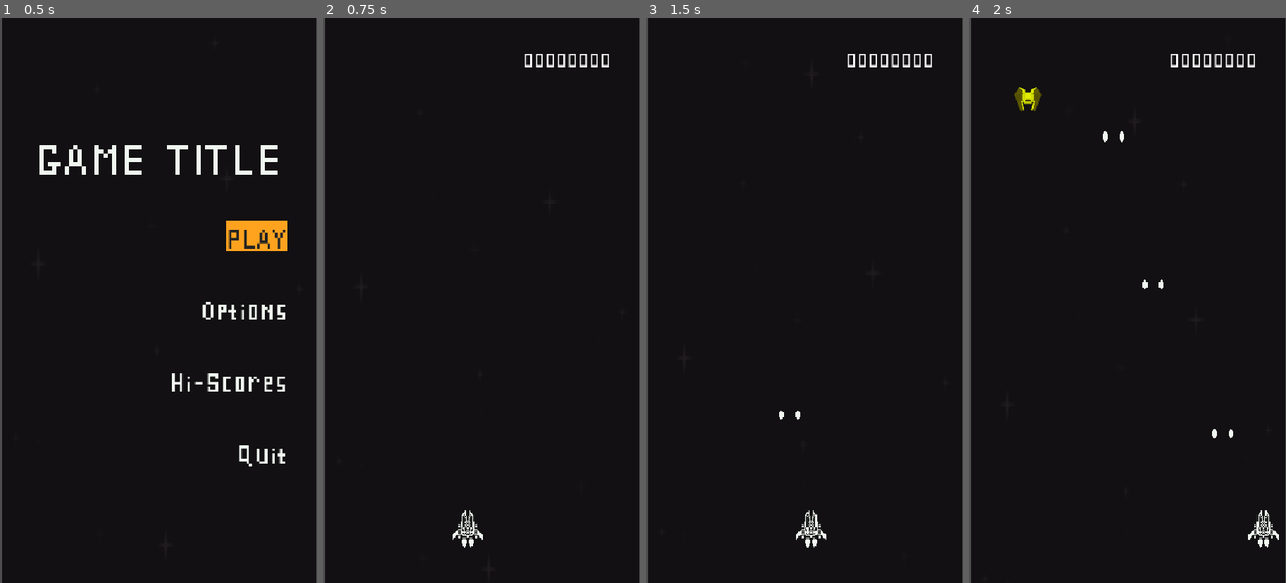
Above: before the commit, frames 1-4 (left to right).
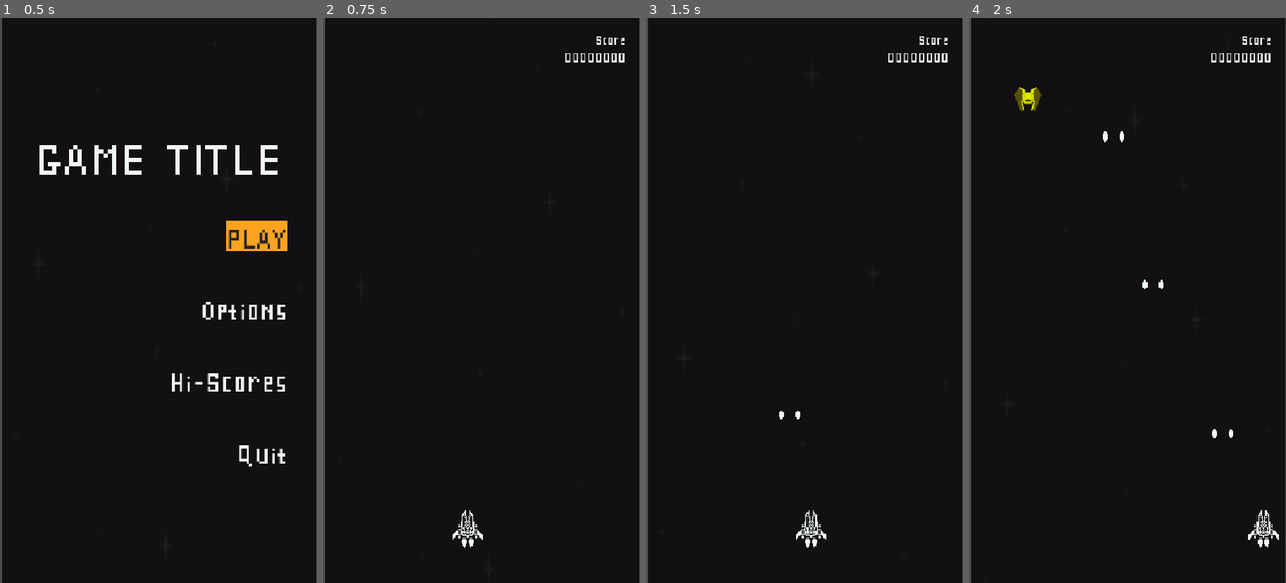
Above: after the commit, the same moments.

Repository: rnakkas/GodotSandbox
Game: Godot game, scene res://ShmupSandbox/Main/Scenes/main.tscn
Same seed, same stepped clock (60 frames per second), same inputs: the game is played once before the commit and once after it.
Inputs (mouse positions are in pixels of both pictures, inside the frame that each line leads up to):
- Up to frame 1 (0.5 s): no input
- Up to frame 2 (0.75 s): click "PLAY" at 0.5 s
- Up to frame 3 (1.5 s): tap Enter at 1.25 s; move the mouse to (874, 272) at 1.27 s; hold D (move_right) from 1.28 s (still down); hold Space (shoot) from 1.28 s (still down)
- Up to frame 4 (2 s): keep holding D (move_right); keep holding Space (shoot)

Frame 1 is identical in both runs. In frame 2, 0.5% of the frame differs, in the area x 63-96%, y 3-9%; in frame 3, 0.5%; in frame 4, 0.5%.

Commit message:
prettier score hud
- also see todo comment

Diff:
--- a/ShmupSandbox/UI/Scenes/player_hud.tscn
+++ b/ShmupSandbox/UI/Scenes/player_hud.tscn
@@ -19,10 +19,10 @@
 anchor_bottom = 1.0
 grow_horizontal = 2
 grow_vertical = 2
-theme_override_constants/margin_left = 50
-theme_override_constants/margin_top = 50
-theme_override_constants/margin_right = 50
-theme_override_constants/margin_bottom = 50
+theme_override_constants/margin_left = 25
+theme_override_constants/margin_top = 25
+theme_override_constants/margin_right = 25
+theme_override_constants/margin_bottom = 25
 
 [node name="VBoxContainer" type="VBoxContainer" parent="MarginContainer"]
 layout_mode = 2
@@ -37,6 +37,7 @@
 theme_override_constants/separation = 5
 
 [node name="shield_1" type="TextureRect" parent="MarginContainer/VBoxContainer/HBoxContainer/HBoxContainer"]
+visible = false
 layout_mode = 2
 
 [node name="shield_2" type="TextureRect" parent="MarginContainer/VBoxContainer/HBoxContainer/HBoxContainer"]
@@ -46,10 +47,20 @@
 [node name="shield_3" type="TextureRect" parent="MarginContainer/VBoxContainer/HBoxContainer/HBoxContainer"]
 layout_mode = 2
 
-[node name="score" type="Label" parent="MarginContainer/VBoxContainer/HBoxContainer"]
+[node name="VBoxContainer" type="VBoxContainer" parent="MarginContainer/VBoxContainer/HBoxContainer"]
+layout_mode = 2
+
+[node name="score_label" type="Label" parent="MarginContainer/VBoxContainer/HBoxContainer/VBoxContainer"]
+layout_mode = 2
+size_flags_horizontal = 8
+theme_override_fonts/font = ExtResource("1_xvmxs")
+theme_override_font_sizes/font_size = 30
+text = "Score"
+
+[node name="score_value" type="Label" parent="MarginContainer/VBoxContainer/HBoxContainer/VBoxContainer"]
 unique_name_in_owner = true
 layout_mode = 2
 size_flags_horizontal = 4
 theme_override_fonts/font = ExtResource("1_xvmxs")
-theme_override_font_sizes/font_size = 50
-text = "00002223"
+theme_override_font_sizes/font_size = 35
+text = "00000000"
--- a/ShmupSandbox/UI/Scripts/pause_menu.gd
+++ b/ShmupSandbox/UI/Scripts/pause_menu.gd
@@ -55,7 +55,7 @@
 	options_button.grab_focus()
 
 
-## Main Menu button
+## Main Menu button ## TODO: Create popup asking player to confirm return to main menu
 func _on_main_menu_button_pressed() -> void:
 	await UiUtility.press_selected_button_element(main_menu_button)
 	main_menu_button_pressed.emit()
--- a/ShmupSandbox/UI/Scripts/player_hud.gd
+++ b/ShmupSandbox/UI/Scripts/player_hud.gd
@@ -1,11 +1,11 @@
 class_name player_hud extends Control
 
-@onready var score_label : Label = %score
+@onready var score_value : Label = %score_value
 
 var player_score : int = 0
 
 func _ready() -> void:
-	score_label.text = str(player_score).pad_zeros(8)
+	score_value.text = str(player_score).pad_zeros(8)
 	_connect_to_signals()
 
 func _connect_to_signals() -> void:
@@ -14,8 +14,8 @@
 
 func _on_hit_score_given(score : int) -> void:
 	player_score += score
-	score_label.text = str(player_score).pad_zeros(8)
+	score_value.text = str(player_score).pad_zeros(8)
 
 func _on_kill_score_given(score : int) -> void:
 	player_score += score
-	score_label.text = str(player_score).pad_zeros(8)
+	score_value.text = str(player_score).pad_zeros(8)
--- a/ShmupSandbox/UI/Scripts/ui_layer.gd
+++ b/ShmupSandbox/UI/Scripts/ui_layer.gd
@@ -86,7 +86,7 @@
 	_toggle_ui(ui_type.PLAYER_HUD_UI)
 	_toggle_ui(ui_type.MAIN_MENU)
 
-	player_hud_ui.score_label.text = str(0).pad_zeros(8) ## Reset player score
+	player_hud_ui.score_value.text = str(0).pad_zeros(8) ## Reset player score
 
 	get_tree().paused = false
 	is_game_running = false
